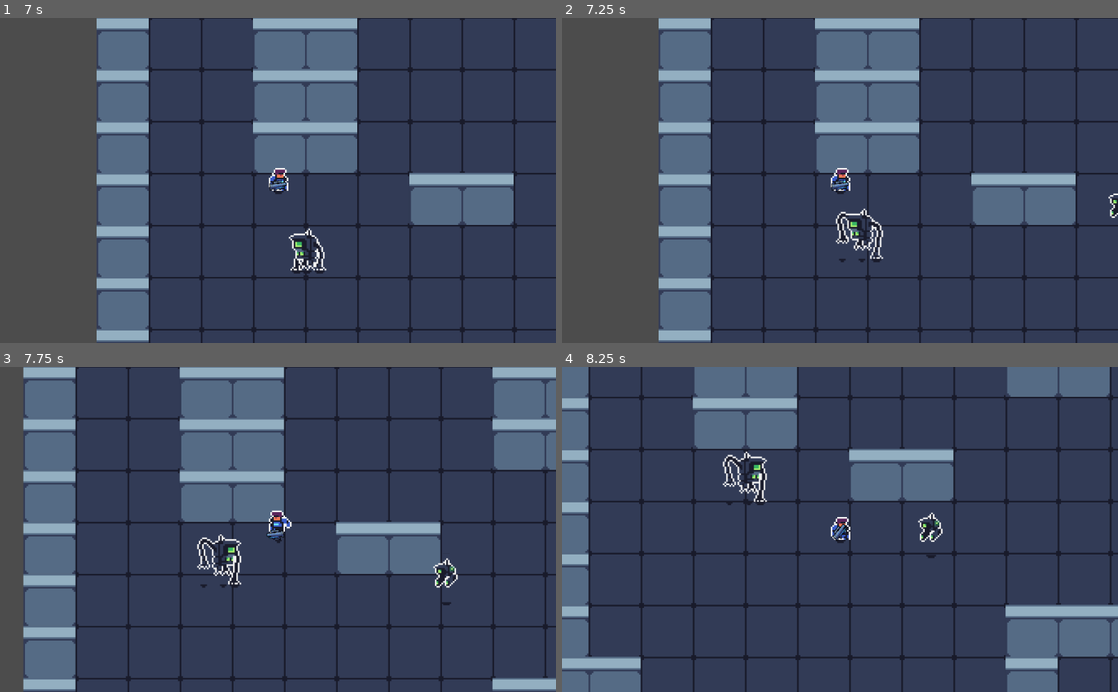
Above: before the commit, frames 1-4 (two rows, left to right).
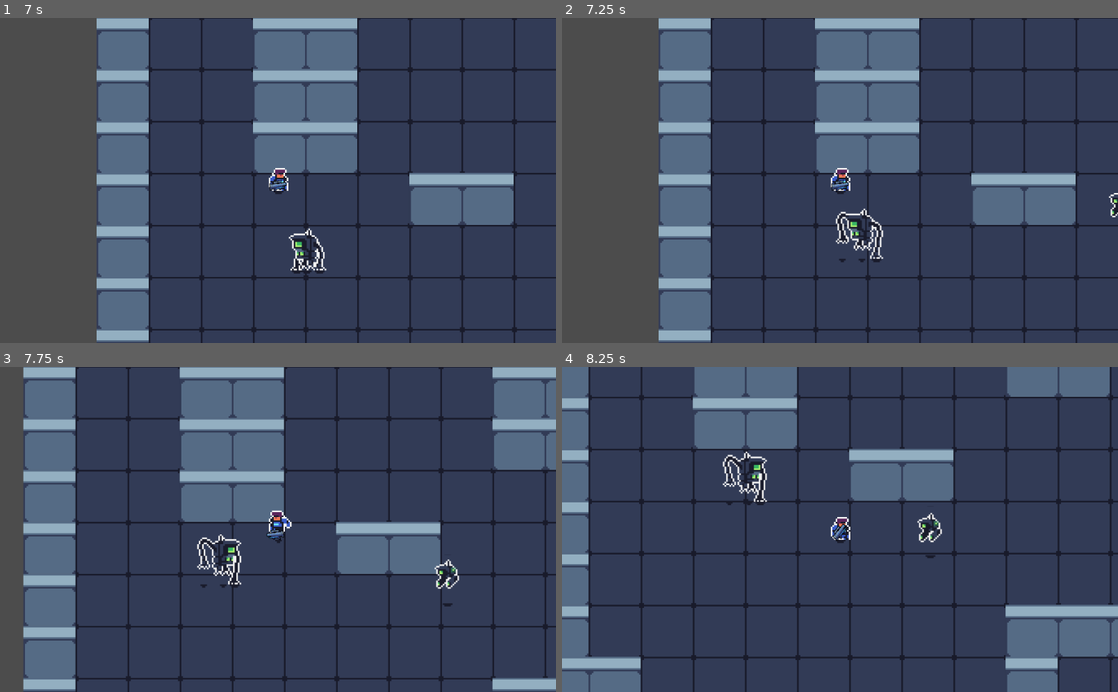
Above: after the commit, the same moments.

Repository: Manteater/H446_NEA
Game: Godot game, scene res://Source/Levels/WorldTemplate.tscn
The game is run twice, just before and just after one commit, with the same random seed, the same clock (stepped at 60 frames per second) and the same inputs.
Inputs (mouse positions are in pixels of both pictures, inside the frame that each line leads up to):
- Up to frame 1 (7 s): tap Enter at 0.5, 2.75, 5 s; move the mouse to (400, 164) at 0.52 s; hold D (move_right) 0.53-1.28 s; hold Right mouse button (dash) 0.53-1.28 s; tap Space at 1.25, 4.25 s; move the mouse to (166, 196) at 1.27 s; hold S (move_down) 1.28-2.03 s; click (166, 196) at 1.35 s; move the mouse to (333, 109) at 2.02 s; hold D (move_right) 2.03-2.78 s; hold Right mouse button (dash) 2.03-2.78 s; move the mouse to (250, 245) at 2.77 s; hold W (move_up) 2.78-3.53 s; click (250, 245) at 2.85 s; move the mouse to (444, 229) at 3.52 s; hold Right mouse button (dash) 3.53-4.28 s; hold A (move_left) 3.53-5.03 s; move the mouse to (111, 131) at 4.27 s; click (111, 131) at 4.35 s; move the mouse to (305, 180) at 5.02 s; hold S (move_down) 5.03-5.78 s; hold Right mouse button (dash) 5.03-5.78 s; move the mouse to (194, 99) at 5.77 s; hold D (move_right) 5.78-6.53 s; click (194, 99) at 5.85 s; move the mouse to (400, 164) at 6.52 s; hold W (move_up) from 6.53 s (still down); hold Right mouse button (dash) from 6.53 s (still down)
- Up to frame 2 (7.25 s): keep holding W (move_up); keep holding Right mouse button (dash)
- Up to frame 3 (7.75 s): move the mouse to (166, 545) at 7.27 s; release W (move_up) at 7.28 s; release Right mouse button (dash) at 7.28 s; hold D (move_right) from 7.28 s (still down); click (166, 545) at 7.35 s
- Up to frame 4 (8.25 s): move the mouse to (895, 458) at 8.02 s; release D (move_right) at 8.03 s; hold S (move_down) from 8.03 s (still down); hold Right mouse button (dash) from 8.03 s (still down)

Frame 1 is identical in both runs. In frame 2, less than 0.1% of the frame differs, in the area x 98-100%, y 53-62%; in frame 3, 0.2%, in the area x 77-83%, y 58-74%; in frame 4, 0.2%.

Commit message:
added working damage

Diff:
--- a/Source/Actors/Drone.tscn
+++ b/Source/Actors/Drone.tscn
@@ -220,21 +220,21 @@
 }
 
 [sub_resource type="CircleShape2D" id=9]
-radius = 35.0
+radius = 24.1868
 
 [sub_resource type="CircleShape2D" id=10]
-radius = 30.0167
+radius = 32.0156
 
 [sub_resource type="CircleShape2D" id=11]
 radius = 271.002
 
-[node name="Drone" type="KinematicBody2D"]
+[node name="Drone" type="KinematicBody2D" groups=["enemy"]]
 collision_layer = 2
 collision_mask = 16
 script = ExtResource( 2 )
 
 [node name="Sprite" type="Sprite" parent="."]
-position = Vector2( -3, 12 )
+position = Vector2( 3, 11 )
 texture = ExtResource( 1 )
 flip_h = true
 hframes = 10
@@ -273,6 +273,7 @@
 collision_layer = 0
 
 [node name="rangeHitbox" type="CollisionShape2D" parent="Range"]
+position = Vector2( 1, 0 )
 shape = SubResource( 11 )
 
 [connection signal="body_entered" from="WallDetector" to="." method="_on_WallDetector_body_entered"]
--- a/Source/Actors/Stomper.gd
+++ b/Source/Actors/Stomper.gd
@@ -1,4 +1,4 @@
-extends KinematicBody2D
+extends Enemy
 #exports
 export var maxSpeed: int  = 150
 export var playerPath := NodePath()#allows importing of the player scene
--- a/Source/Actors/Stomper.tscn
+++ b/Source/Actors/Stomper.tscn
@@ -172,7 +172,7 @@
 "values": [ 50, 52, 53 ]
 }
 
-[node name="Stomper" type="KinematicBody2D"]
+[node name="Stomper" type="KinematicBody2D" groups=["enemy"]]
 collision_layer = 2
 collision_mask = 5
 script = ExtResource( 2 )
--- a/Source/Actors/enemy.gd
+++ b/Source/Actors/enemy.gd
@@ -1,5 +1,6 @@
+class_name Enemy
 extends KinematicBody2D
-class_name Enemy
+
 
 
 var health : int = 100
@@ -7,6 +8,7 @@
 
 
 func applyDamage(amount):
+	print(health)
 	health-=amount
 	if health < 0:
 		queue_free()
--- a/Source/Weapons/Gun.gd
+++ b/Source/Weapons/Gun.gd
@@ -28,11 +28,11 @@
 		var collision = p.move_and_collide(i["velocity"]*delta)#an in-built function is used to make the bullet move
 
 		if (collision):
-			print("collided")
+			#print("collided")
 			var collider = collision.collider
-			print(collider.get_class())
-			if (collider.get_class()=="Enemy"):
-				print("hit")
+			#print(collider.get_class())
+			if (collider.is_in_group("enemy")):
+				#print("hit")
 				collider.applyDamage(50)
 			p.queue_free()#the projectile is destroyed
 			projectiles.erase(i)#the infromation is erased from the array
Not shown, added: Assets/Thumbs.db
